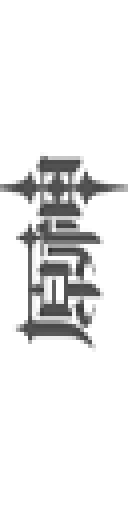
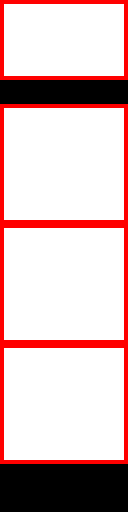
Revision of a layered w=128, h=512 image; what changed, layer by layer:
added layer "矩形 4" (1st of 4) above "布局计算" over [0, 344, 128, 464]
added group "布局计算" with 3 layers above "其他" over [0, 0, 128, 344]
added layer "矩形 4" (2nd of 4, in "布局计算") in group "布局计算" over [0, 224, 128, 344]
added layer "矩形 4" (3rd of 4, in "布局计算") in group "布局计算" over [0, 104, 128, 224]
added layer "矩形 4" (4th of 4, in "布局计算") in group "布局计算" over [0, 0, 128, 80]
hid group "其他" (2 layers) over [0, 0, 128, 512]
hid group "desktop" (6 layers) over [12, 76, 116, 464]
